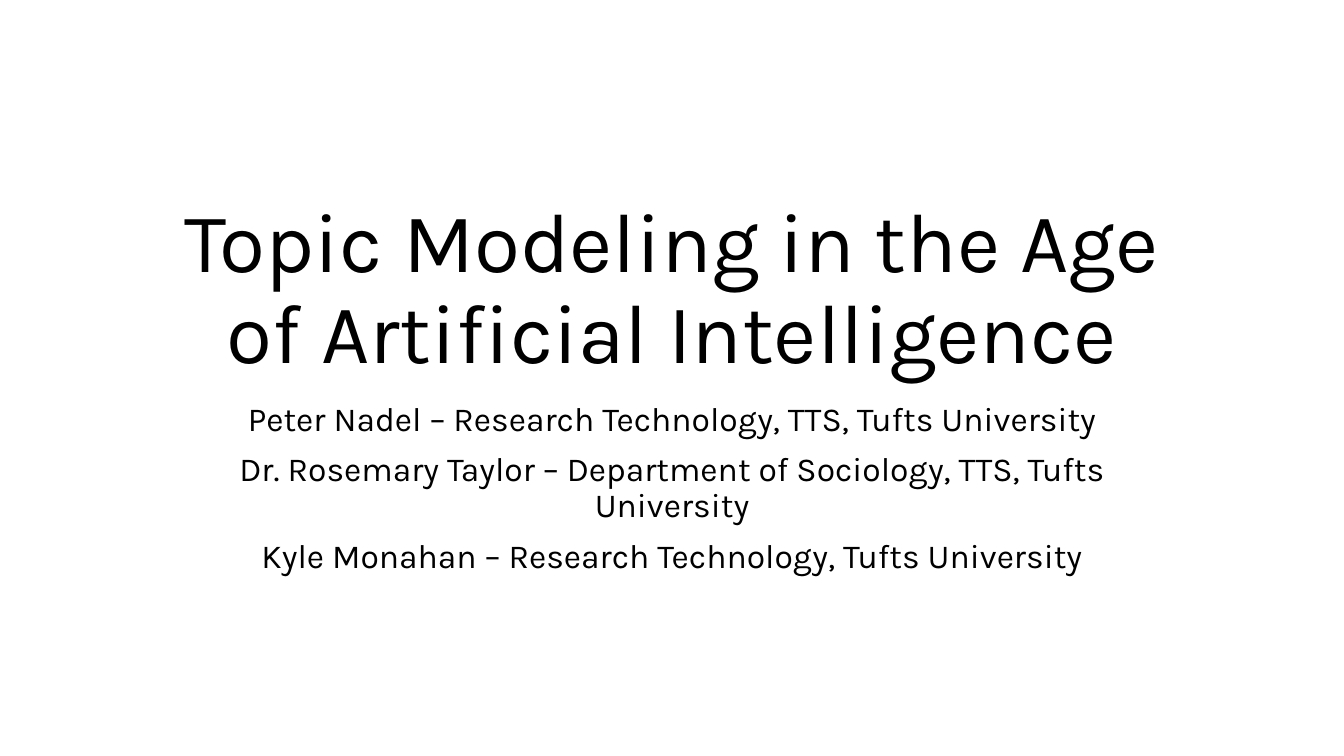
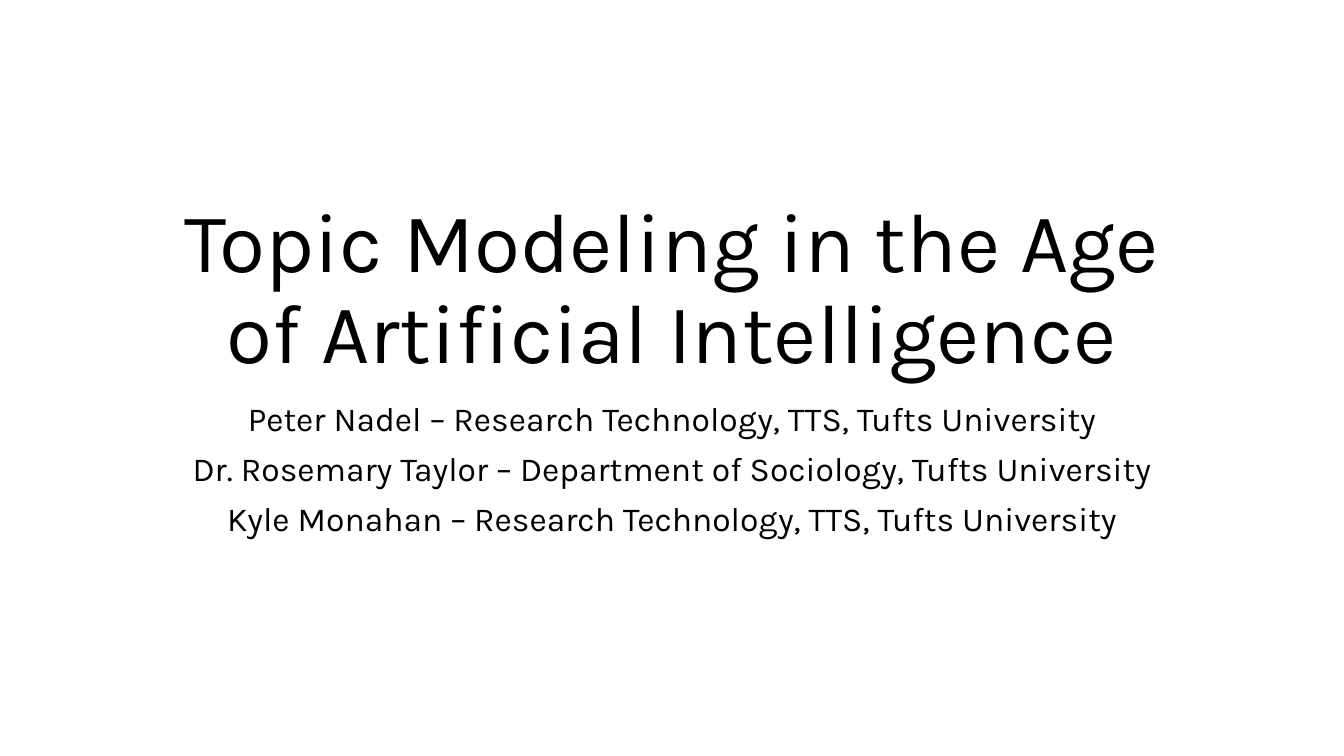
Before and after one commit to pnadelofficial/guided_topic_modeling, a slide deck: slide 1 of GuidedTopicModelBostonDH2024.pptx. Drawn at 1344x756 pixels with LibreOffice and Linux fonts; fonts in the diff are those of the drawing. Boxes give left, top, right and bottom in pixels: in the first picture for what was removed or moved away, otherwise in the second. Text is boxed around its words. In the diff, an @@ line names an element or a change of style, - is before the commit and + after.

```diff
--- a/GuidedTopicModelBostonDH2024.pptx
+++ b/GuidedTopicModelBostonDH2024.pptx
@@ subtitle at <box>193,458,1151,540</box>: text changed @@
-Dr. Rosemary Taylor – Department of Sociology, TTS, Tufts University
-Kyle Monahan – Research Technology, Tufts University
+Dr. Rosemary Taylor – Department of Sociology, Tufts University
+Kyle Monahan – Research Technology, TTS, Tufts University
```
Also in this commit, not shown: 2 other slides changed, 2 slides added.
